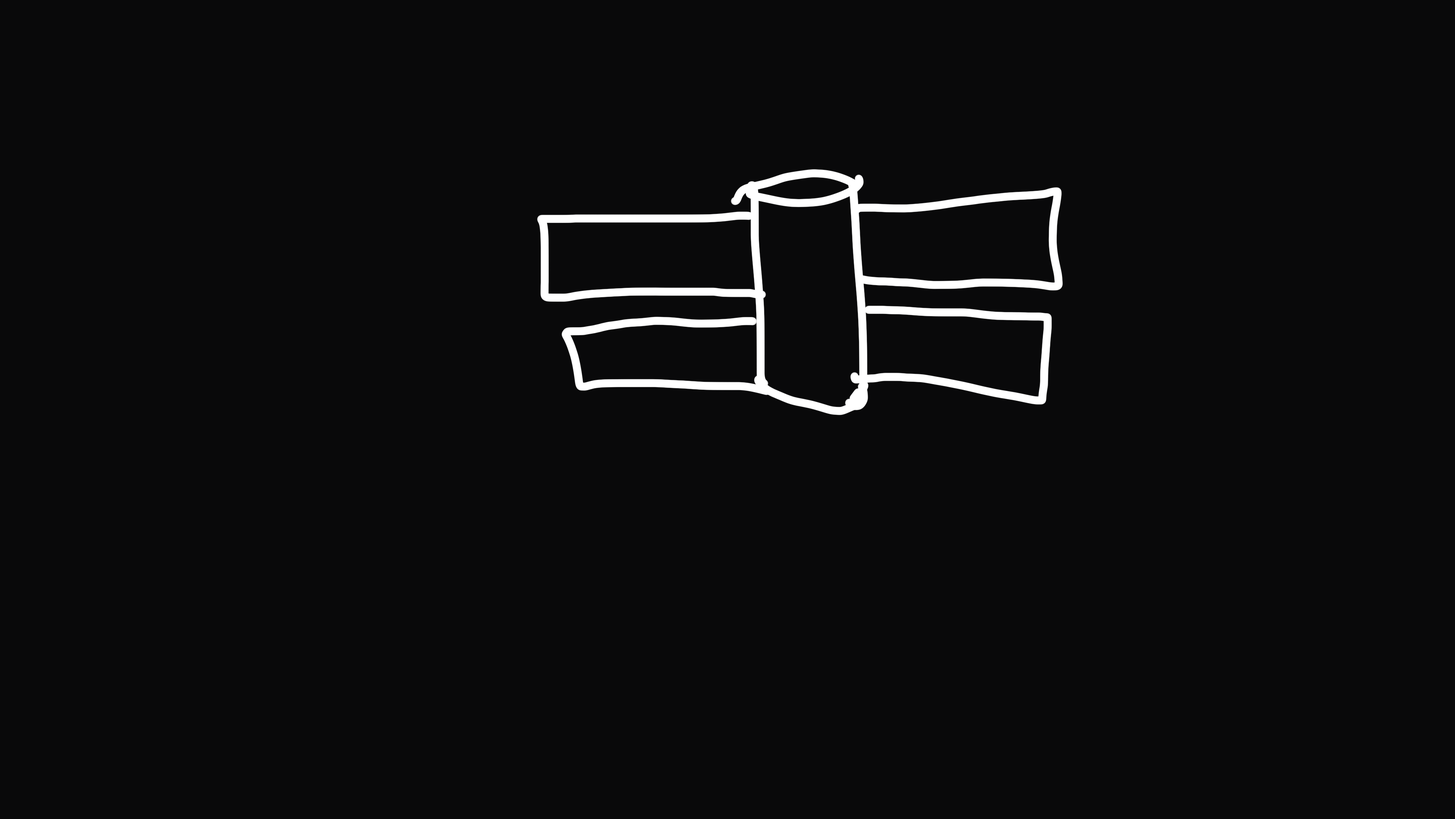
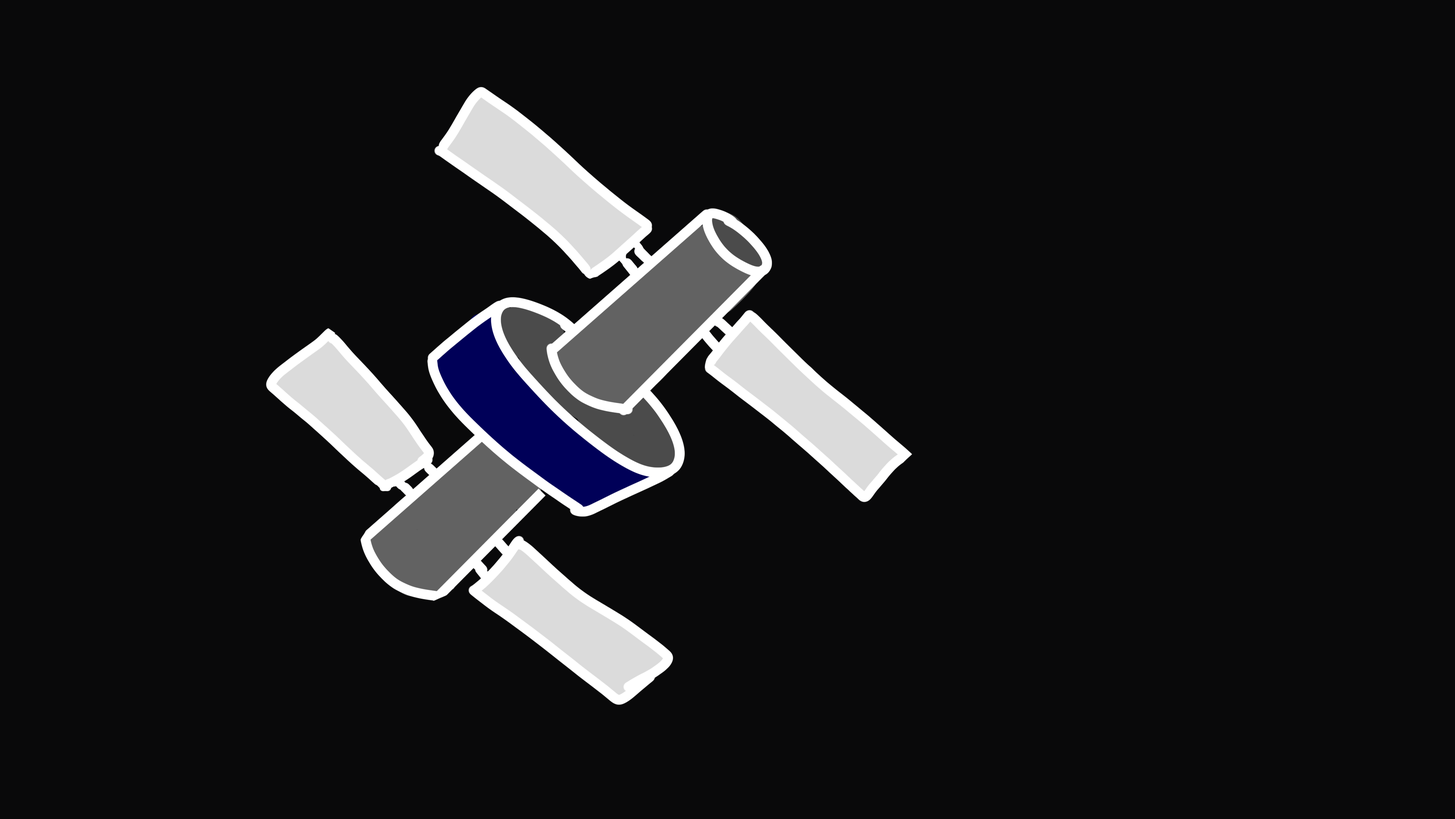
Comparing the layer stacks of the two 1455×819 images. Changes:
painted on "Layer 1" over [265, 86, 913, 705]
removed layer "CatStation" over [536, 168, 1064, 416]
